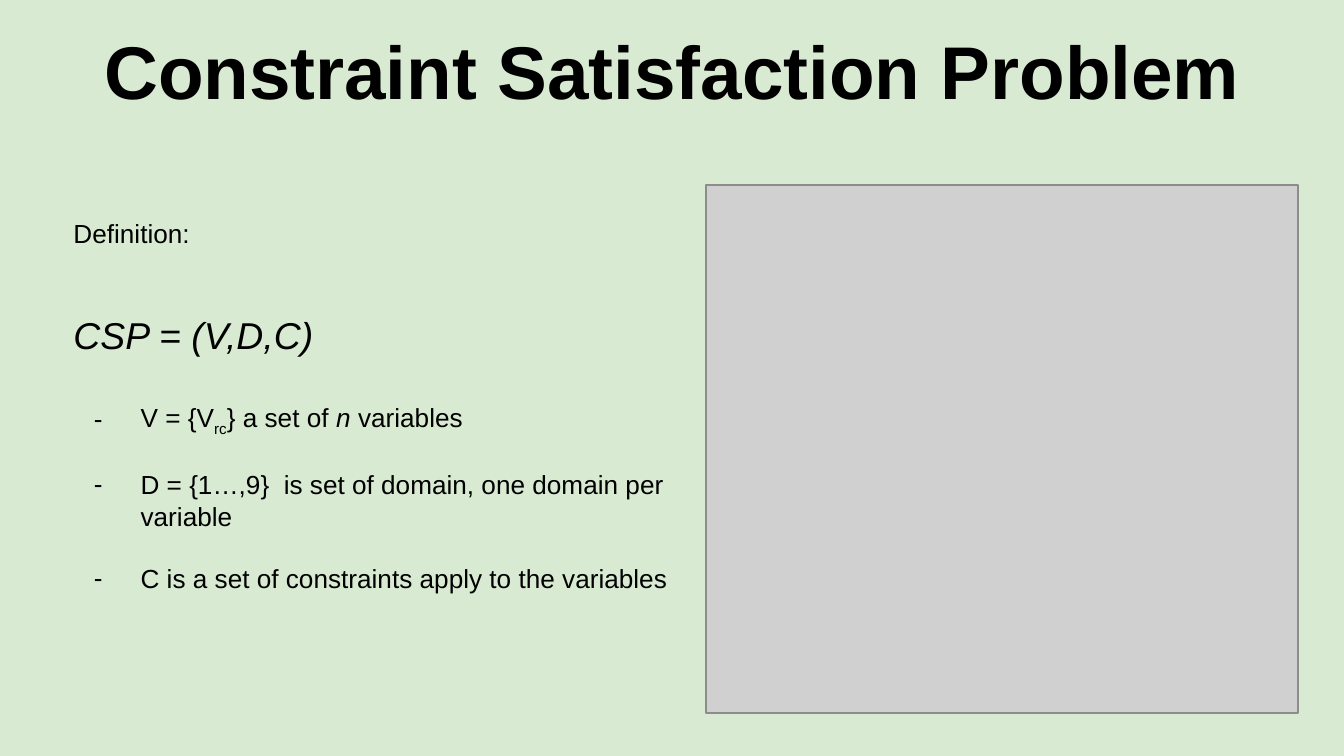
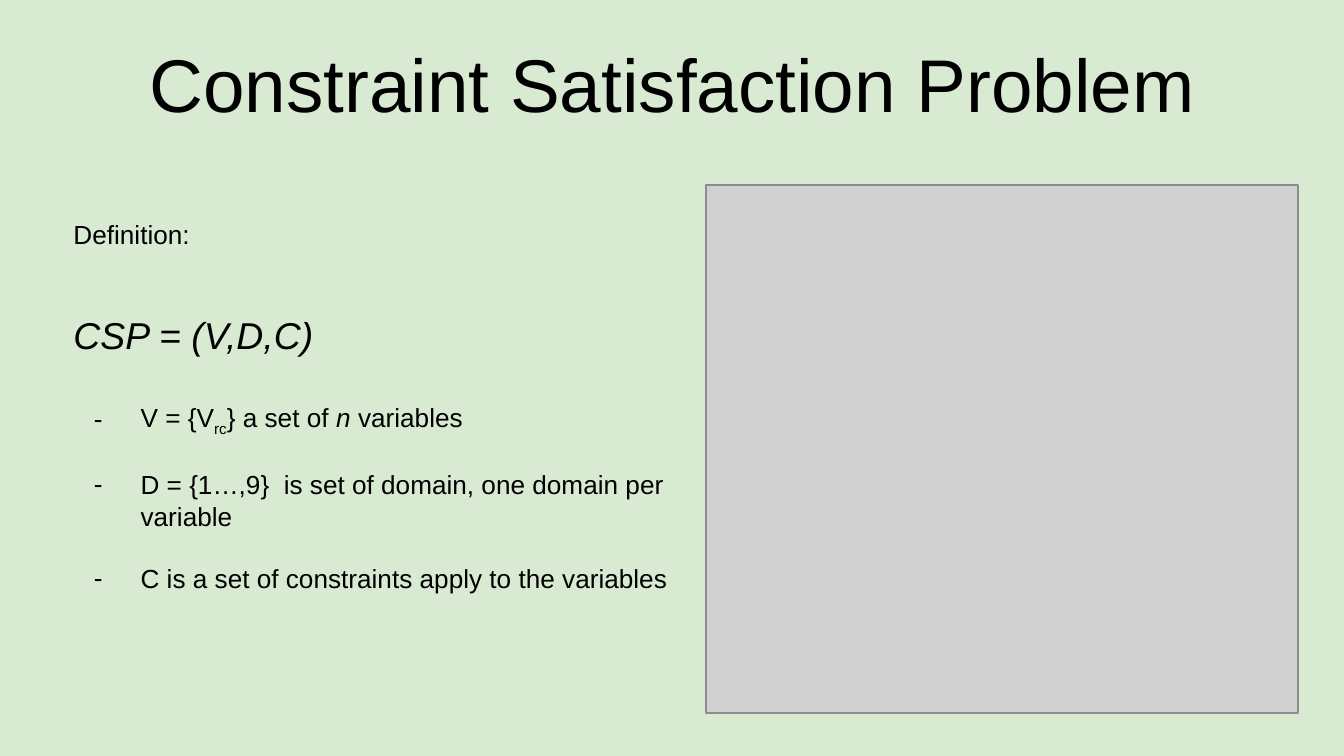
Before and after one commit to jcushing1/Example-Projects, a slide deck: slide 5 of sudoku.pptx. Drawn at 1344x756 pixels with LibreOffice and Linux fonts; fonts in the diff are those of the drawing; grey boxes stand for pictures. Boxes give left, top, right and bottom in pixels: in the first picture for what was removed or moved away, otherwise in the second. Text is boxed around its words. In the diff, an @@ line names an element or a change of style, - is before the commit and + after.

```diff
--- a/sudoku.pptx
+++ b/sudoku.pptx
@@ title "Constraint Satisfaction Problem" at <box>150,58,1195,113</box>: bold off @@
```
Also in this commit, not shown: 18 other slides changed.
